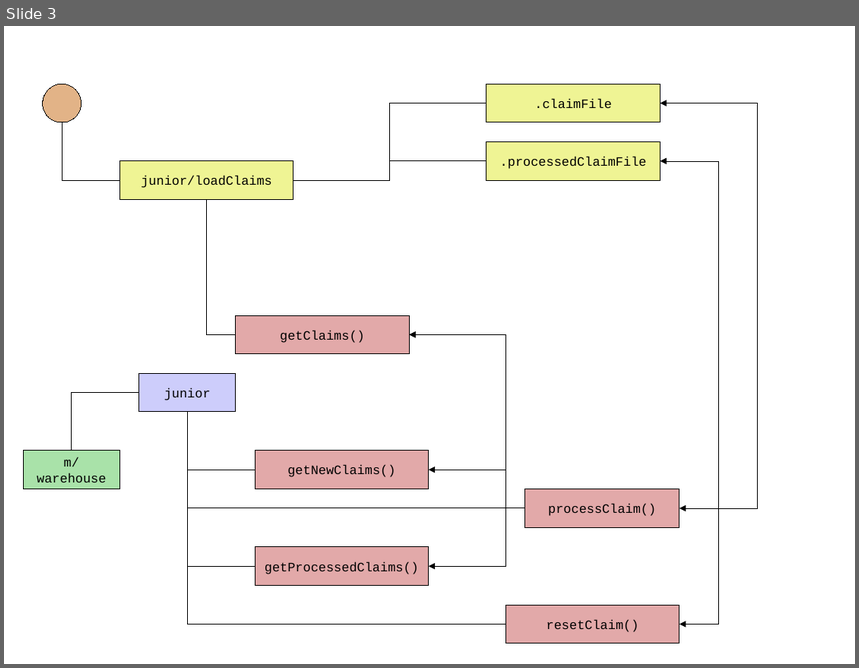
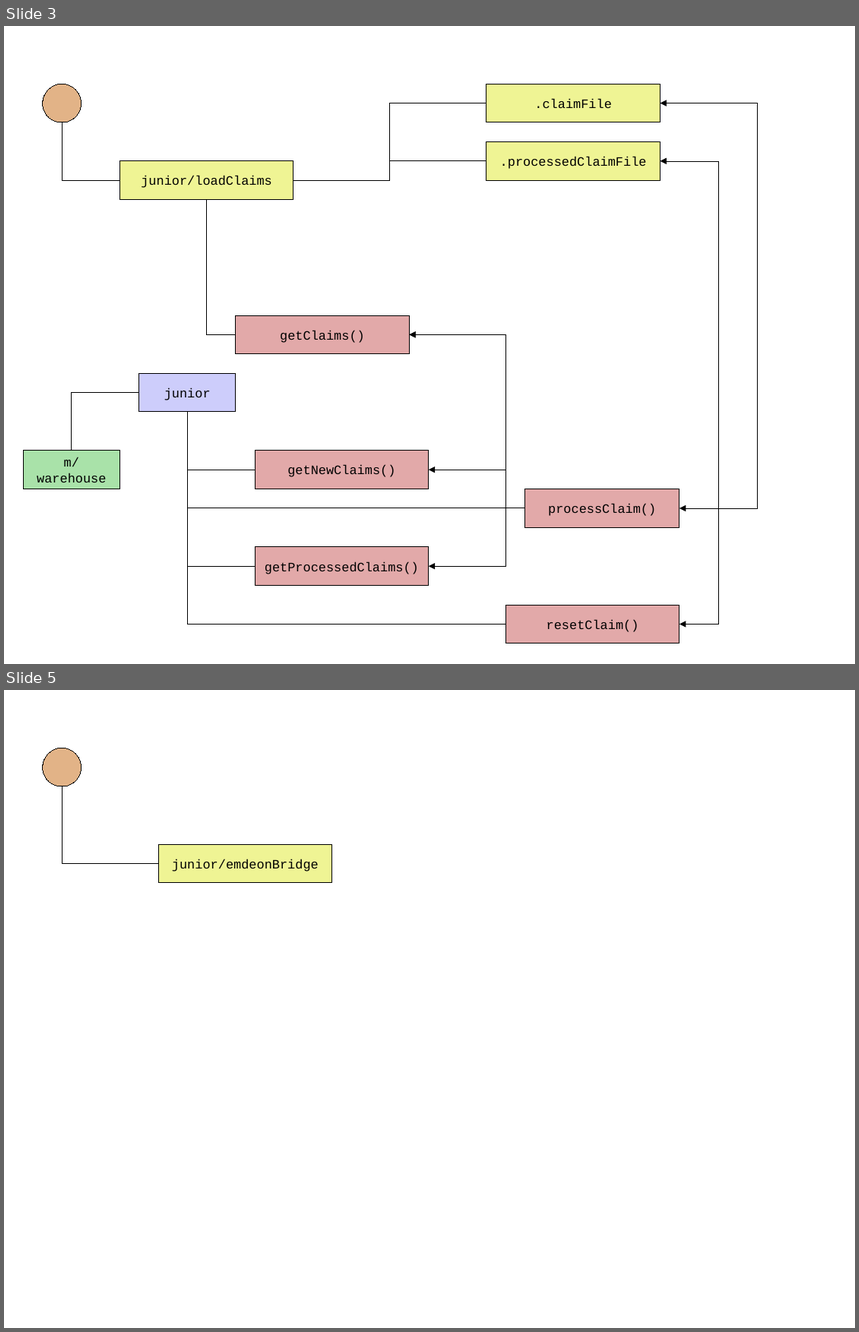
Before and after one commit to JamesLeB/Stout, a slide deck: Documents/junior.odp. Shown one above the other, each under a label of ours: slide 3 before the commit, slides 3 and 5 after it; the slides between them are not shown. The pictures are 859x668 and 859x1332 pixels, drawn with LibreOffice and Linux fonts; fonts in the diff are those of the drawing. Boxes give left, top, right and bottom in pixels: in the first picture for what was removed or moved away, otherwise in the second. Text is boxed around its words. In the diff, an @@ line names an element or a change of style, - is before the commit and + after.

```diff
--- a/Documents/junior.odp
+++ b/Documents/junior.odp
@@ slide 5 added at (4, 690, 855, 1328), background #FFFFFF @@
@@ ellipse added at (43, 748, 82, 787), fill #E2B387, outline #000000 0 pt @@
@@ elbow line added from (62, 787) to (158, 864), #000000 0 pt @@
@@ rectangle added at (158, 844, 332, 883), fill #EFF494, outline #000000 0 pt, 12 pt, text #000000 @@
+junior/emdeonBridge
```
Also in this commit, not shown: 1 slide changed, 3 other slides added.
